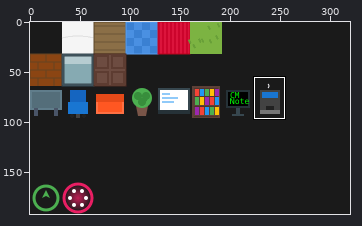
File history of a sprite sheet, public/workadventure-map/cmnotes-tileset.png. The first picture is a wide view before the edit; the outline marks the close-up.
Close-up. Before the edit:
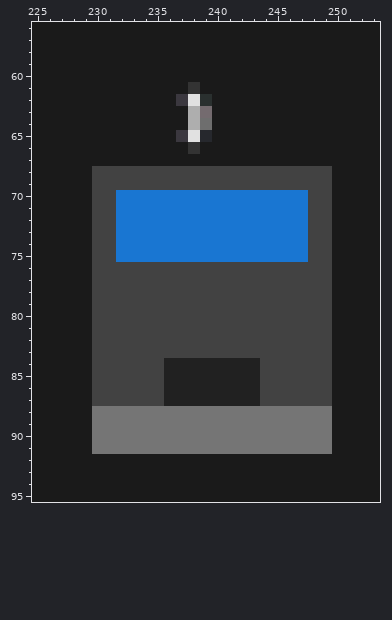
The file is 320x192 pixels. Colours within 5 levels of each other are drawn and written as one. Shown: x 225..253, y 56..95. The commit also changed other parts of the picture, which this record leaves out.
After:
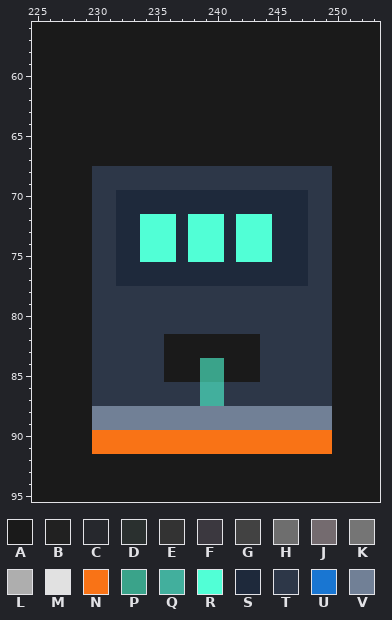
Palette (. is transparent): A #1a1a1a  B #212121  C #26282d  D #2a302f  E #333333  F #3b383f  G #424242  H #6e6e6e  J #746b6f  K #757575  L #aeaeae  M #e1e1e1  N #f97316  P #3aa38a  Q #42af9d  R #51ffd6  S #1e293b  T #2d3748  U #1976d2  V #718096
The exact change:
y 61: x 238 E -> A
y 62: x 237..239 FMD -> AAA
y 63: x 238..239 LJ -> AA
y 64: x 238..239 LH -> AA
y 65: x 237..239 FMC -> AAA
y 66: x 238 E -> A
y 68..69: x 230..249 GGGGGGGGGGGGGGGGGGGG -> TTTTTTTTTTTTTTTTTTTT
y 70..71: x 230..249 GGUUUUUUUUUUUUUUUUGG -> TTSSSSSSSSSSSSSSSSTT
y 72..75: x 230..249 GGUUUUUUUUUUUUUUUUGG -> TTSSRRRSRRRSRRRSSSTT
y 76..77: x 230..249 GGGGGGGGGGGGGGGGGGGG -> TTSSSSSSSSSSSSSSSSTT
y 78..81: x 230..249 GGGGGGGGGGGGGGGGGGGG -> TTTTTTTTTTTTTTTTTTTT
y 82..83: x 230..249 GGGGGGGGGGGGGGGGGGGG -> TTTTTTAAAAAAAATTTTTT
y 84..85: x 230..249 GGGGGGBBBBBBBBGGGGGG -> TTTTTTAAAPPAAATTTTTT
y 86..87: x 230..249 GGGGGGBBBBBBBBGGGGGG -> TTTTTTTTTQQTTTTTTTTT
y 88..89: x 230..249 KKKKKKKKKKKKKKKKKKKK -> VVVVVVVVVVVVVVVVVVVV
y 90..91: x 230..249 KKKKKKKKKKKKKKKKKKKK -> NNNNNNNNNNNNNNNNNNNN
Changed places in both close-ups, as pixel boxes (x1, y1, x2, y2):
changed: (92, 82, 332, 454)
